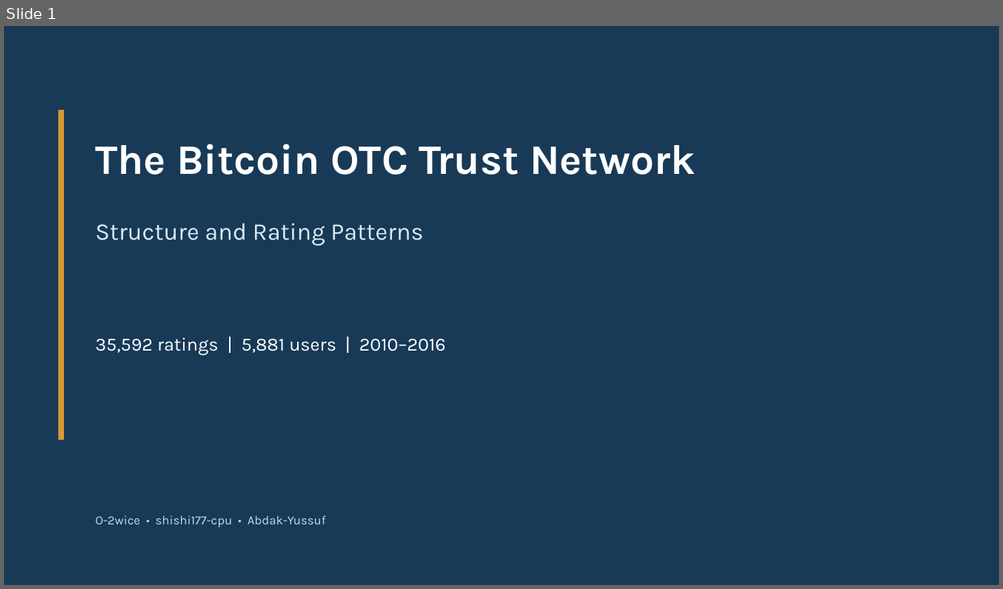
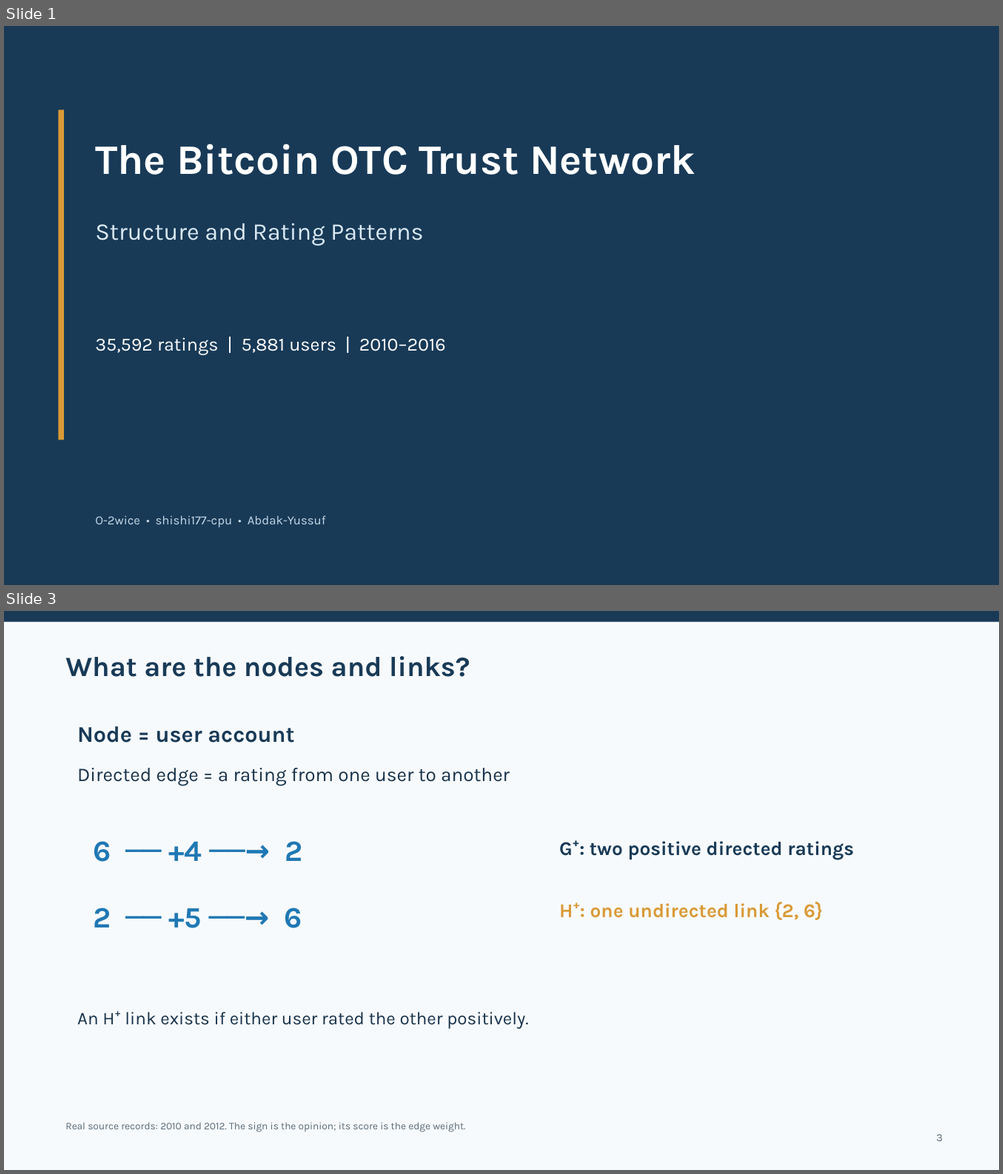
Before and after one commit to O-2wice/bitcoin-otc-trust-network-science, a slide deck: presentation/bitcoin_otc_network_science.pptx. Shown one above the other, each under a label of ours: slide 1 before the commit, slides 1 and 3 after it; the slides between them are not shown. The pictures are 1003x589 and 1003x1174 pixels, drawn with LibreOffice and Linux fonts; fonts in the diff are those of the drawing. Boxes give left, top, right and bottom in pixels: in the first picture for what was removed or moved away, otherwise in the second. Text is boxed around its words. In the diff, an @@ line names an element or a change of style, - is before the commit and + after.

```diff
--- a/presentation/bitcoin_otc_network_science.pptx
+++ b/presentation/bitcoin_otc_network_science.pptx
@@ slide 3 added at (x1=4, y1=611, x2=999, y2=1170), background #F7FAFC @@
@@ rectangle added at (x1=4, y1=611, x2=999, y2=622), fill #183A57 @@
@@ text added at (x1=65, y1=656, x2=469, y2=677), 27 pt, text #183A57, bold @@
+What are the nodes and links?
@@ text added at (x1=77, y1=726, x2=294, y2=743), 21.8 pt, text #183A57, bold @@
+Node = user account
@@ text added at (x1=77, y1=768, x2=509, y2=786), 18.8 pt, text #17324B @@
+Directed edge = a rating from one user to another
@@ text added at (x1=93, y1=841, x2=302, y2=862), 28.5 pt, text #1F78B4, bold @@
+6 ── +4 ──→ 2
@@ text added at (x1=559, y1=841, x2=854, y2=860), 18.8 pt, text #183A57, bold @@
+G⁺: two positive directed ratings
@@ text added at (x1=93, y1=908, x2=302, y2=928), 28.5 pt, text #1F78B4, bold @@
+2 ── +5 ──→ 6
@@ text added at (x1=559, y1=902, x2=822, y2=920), 18.8 pt, text #D99A36, bold @@
+H⁺: one undirected link {2, 6}
@@ text added at (x1=77, y1=1012, x2=528, y2=1029), 17.2 pt, text #17324B @@
+An H⁺ link exists if either user rated the other positively.
@@ text added at (x1=65, y1=1122, x2=465, y2=1133), 9.8 pt, text #596A78 @@
+Real source records: 2010 and 2012. The sign is the opinion; its score is the edge weight.
@@ text added at (x1=936, y1=1134, x2=942, y2=1142), 10.5 pt, text #596A78 @@
+3
```
Also in this commit, not shown: 9 slides changed, 4 other slides added, 4 slides removed, 1 other file.
